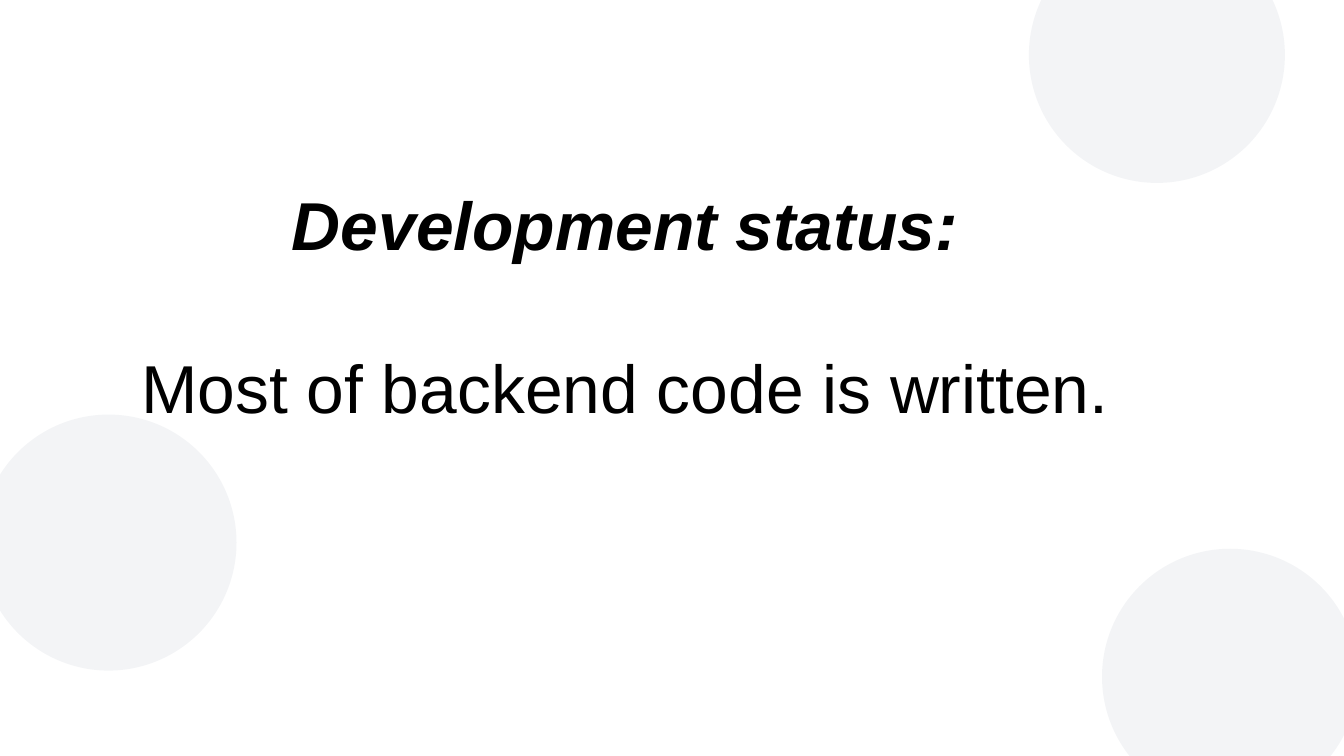
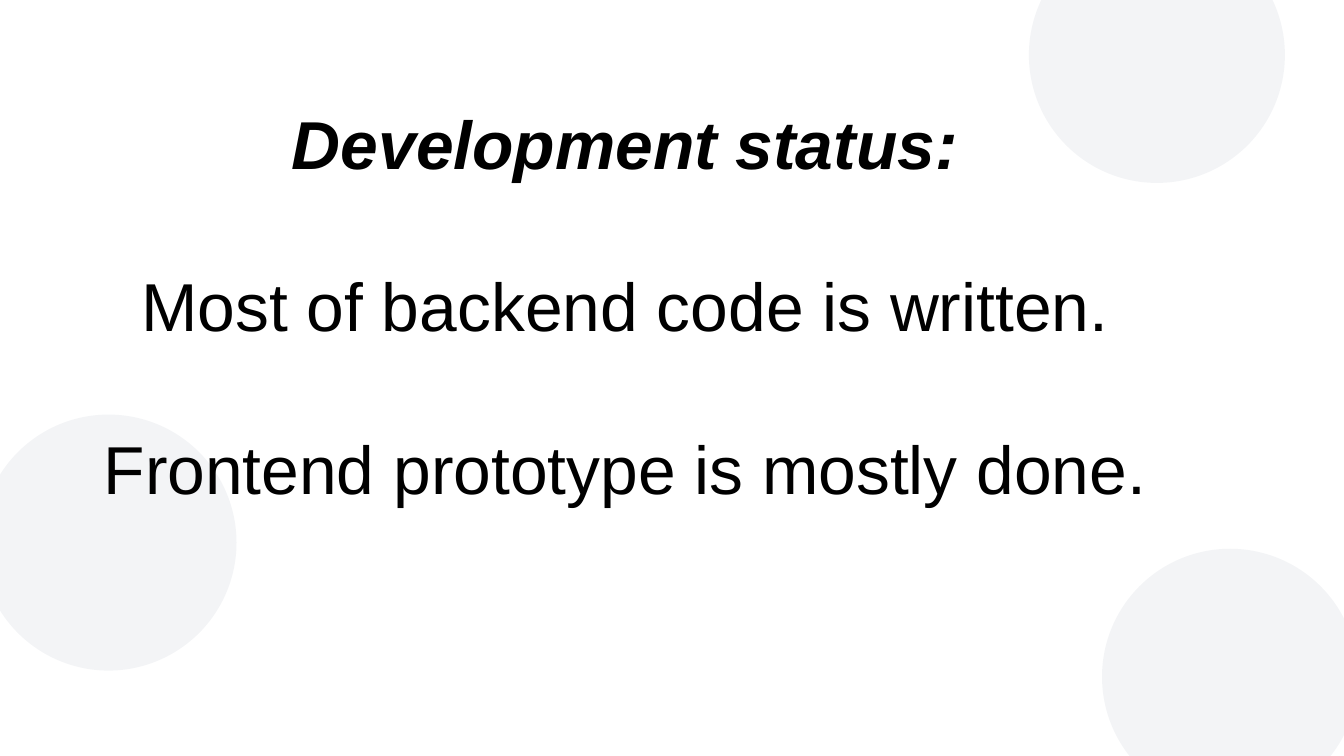
Before and after one commit to vporton/zondirectory2, a slide deck: slide 10 of docs/presentation.odp (slide 9 before the commit). Drawn at 1344x756 pixels with LibreOffice and Linux fonts; fonts in the diff are those of the drawing; background and template pictures are left out. Boxes give left, top, right and bottom in pixels: in the first picture for what was removed or moved away, otherwise in the second. Text is boxed around its words. In the diff, an @@ line names an element or a change of style, - is before the commit and + after.

```diff
--- a/docs/presentation.odp
+++ b/docs/presentation.odp
@@ text at box(104, 445, 1146, 507): paragraph added @@
+Frontend prototype is mostly done.
```
Also in this commit, not shown: 3 other slides changed, 1 slide added, 5 other files.
